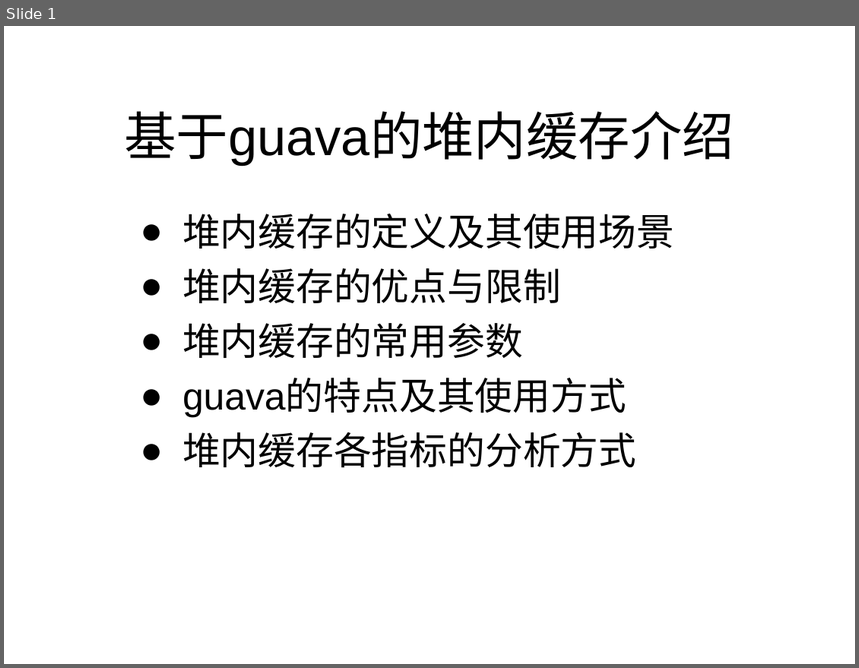
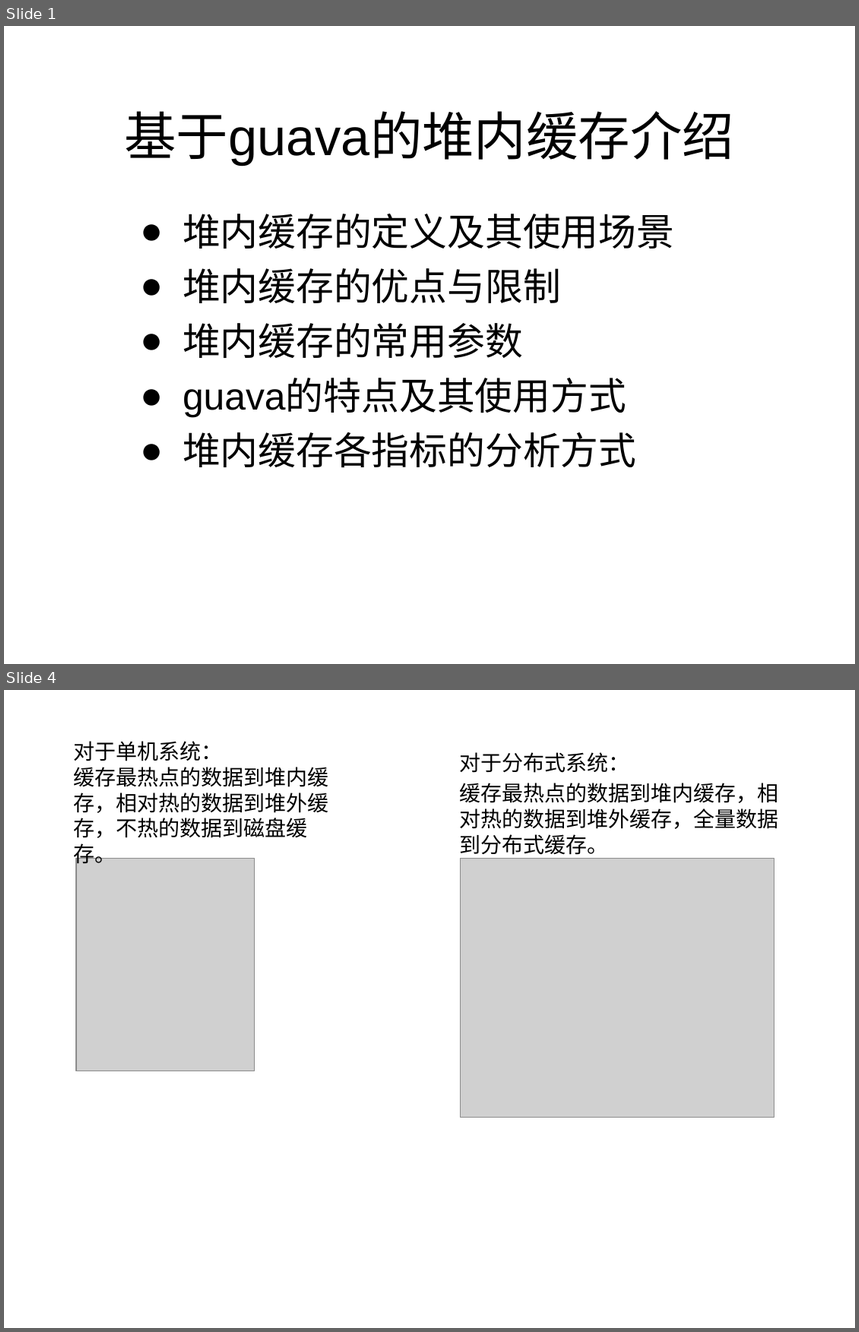
Before and after one commit to track-123/cache, a slide deck: 堆内缓存.ppt. Shown one above the other, each under a label of ours: slide 1 before the commit, slides 1 and 4 after it; the slides between them are not shown. The pictures are 859x668 and 859x1332 pixels, drawn with LibreOffice and Linux fonts; fonts in the diff are those of the drawing; grey boxes stand for pictures. Boxes give left, top, right and bottom in pixels: in the first picture for what was removed or moved away, otherwise in the second. Text is boxed around its words. In the diff, an @@ line names an element or a change of style, - is before the commit and + after.

```diff
--- a/堆内缓存.ppt
+++ b/堆内缓存.ppt
@@ slide 4 added at <box>4,690,855,1328</box>, background #FFFFFF @@
@@ text added at <box>74,741,329,868</box>, 18 pt, text #000000 @@
+对于单机系统：
+缓存最热点的数据到堆内缓存，相对热的数据到堆外缓存，不热的数据到磁盘缓存。
@@ text added at <box>460,752,779,859</box>, 18 pt, text #000000 @@
+对于分布式系统：
+缓存最热点的数据到堆内缓存，相对热的数据到堆外缓存，全量数据到分布式缓存。
@@ picture added at <box>76,859,254,1072</box> @@
@@ picture added at <box>460,859,773,1117</box> @@
```
Also in this commit, not shown: 1 slide changed, 8 other slides added, 1 slide removed.
